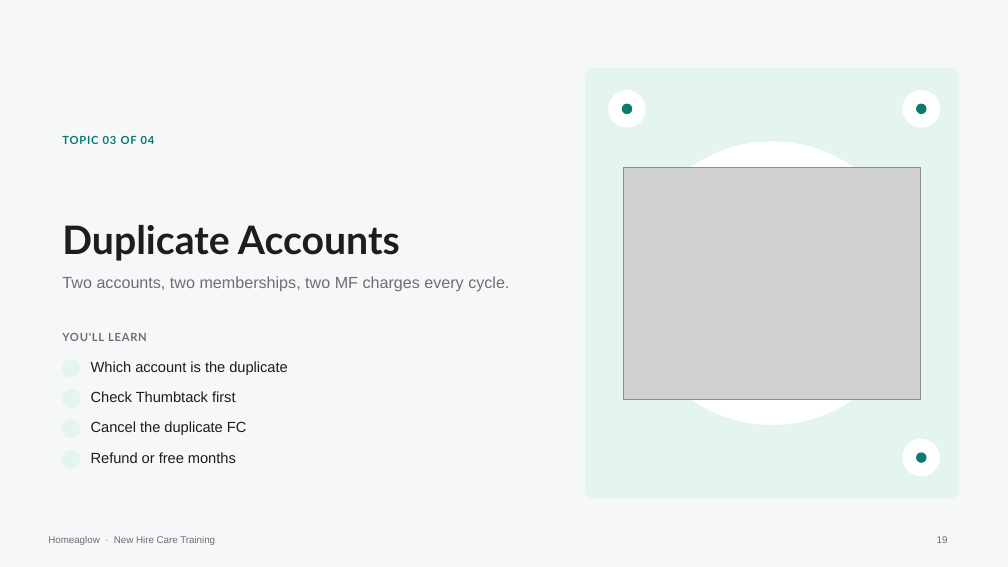
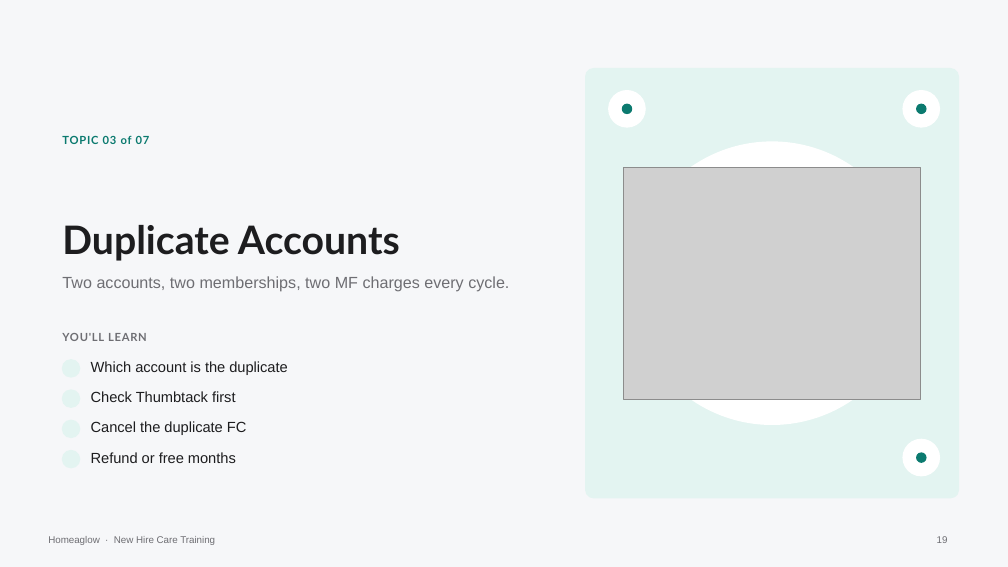
Before and after one commit to anjulimichelle/training, a slide deck: slide 19 of refunds-abuse-duplicates-bulk/refunds-abuse-duplicates-bulk.pptx. Drawn at 1008x567 pixels with LibreOffice and Linux fonts; fonts in the diff are those of the drawing; grey boxes stand for pictures; background and template pictures are left out. Boxes give left, top, right and bottom in pixels: in the first picture for what was removed or moved away, otherwise in the second. Text is boxed around its words. In the diff, an @@ line names an element or a change of style, - is before the commit and + after.

```diff
--- a/refunds-abuse-duplicates-bulk/refunds-abuse-duplicates-bulk.pptx
+++ b/refunds-abuse-duplicates-bulk/refunds-abuse-duplicates-bulk.pptx
@@ text at bbox=[62, 135, 150, 144]: text changed @@
-TOPIC 03 OF 04
+TOPIC 03 of 07
```
Also in this commit, not shown: 6 other slides changed, 18 slides added, 2 other files.
